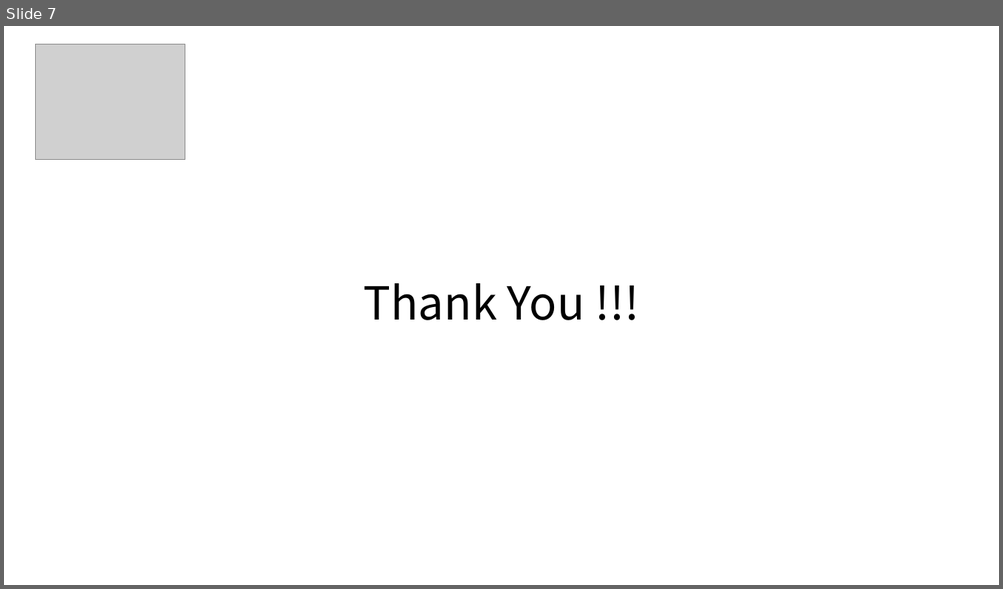
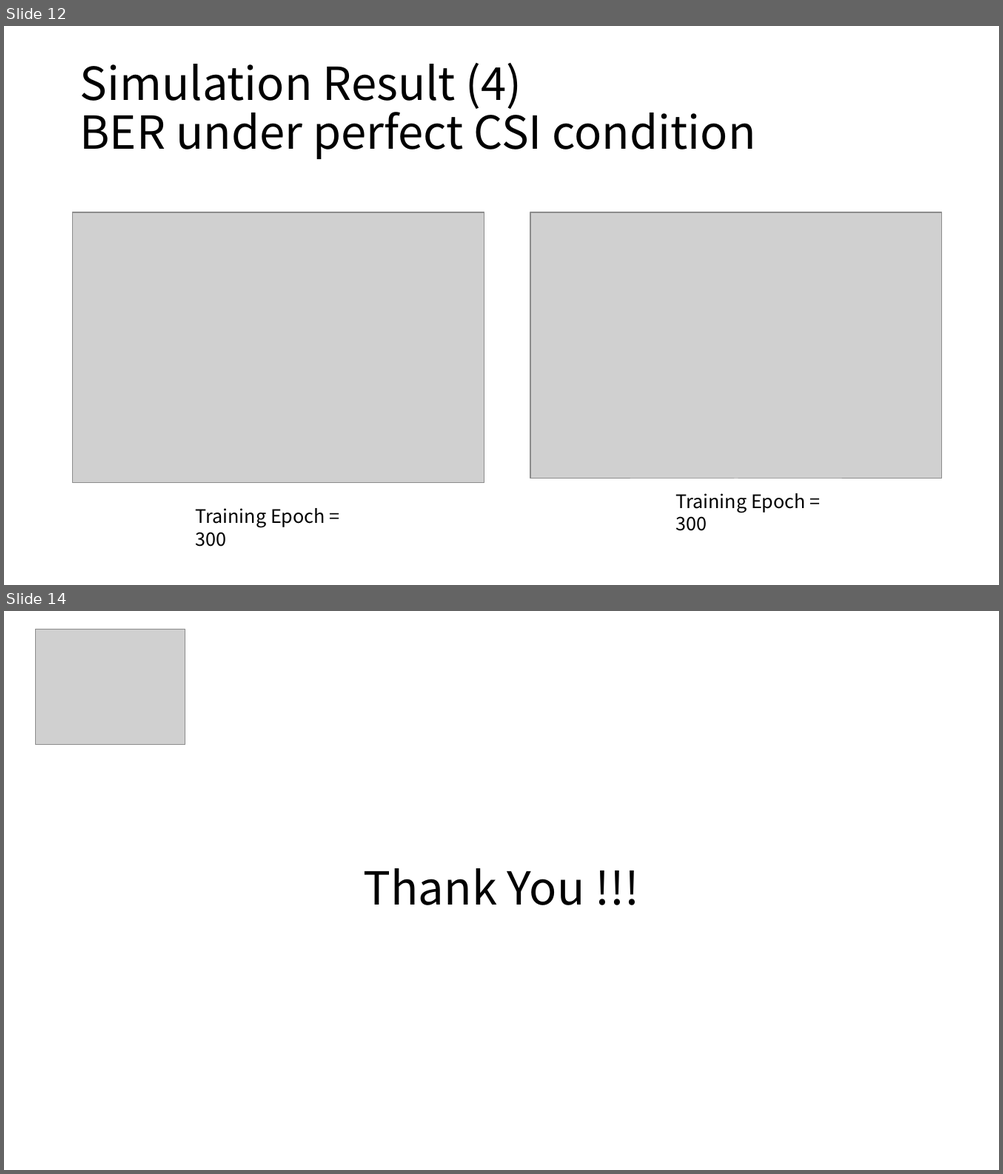
Before and after one commit to liuyuchen777/DET_Final, a slide deck: Deep Learning-Based Detector for OFDM-IM.pptx. Shown one above the other, each under a label of ours: slide 7 before the commit, slides 12 and 14 after it; the slides between them are not shown. The pictures are 1003x589 and 1003x1174 pixels, drawn with LibreOffice and Linux fonts; fonts in the diff are those of the drawing; grey boxes stand for pictures. Boxes give left, top, right and bottom in pixels: in the first picture for what was removed or moved away, otherwise in the second. Text is boxed around its words. In the diff, an @@ line names an element or a change of style, - is before the commit and + after.

```diff
--- a/Deep Learning-Based Detector for OFDM-IM.pptx
+++ b/Deep Learning-Based Detector for OFDM-IM.pptx
@@ slide 12 added at [4, 26, 999, 585], background #FFFFFF @@
@@ title added at [79, 63, 756, 159], 44 pt, text #000000 @@
+Simulation Result (4)
+BER under perfect CSI condition
@@ picture added at [73, 212, 484, 483] @@
@@ picture added at [530, 212, 941, 479] @@
@@ text added at [196, 508, 325, 547], 18 pt, text #000000 @@
+Training Epoch = 300
@@ text added at [676, 494, 805, 531], 18 pt, text #000000 @@
+Training Epoch = 300
@@ what was slide 7 is now slide 14 @@
```
Also in this commit, not shown: 4 slides changed, 8 other slides added, 2 slides removed.
